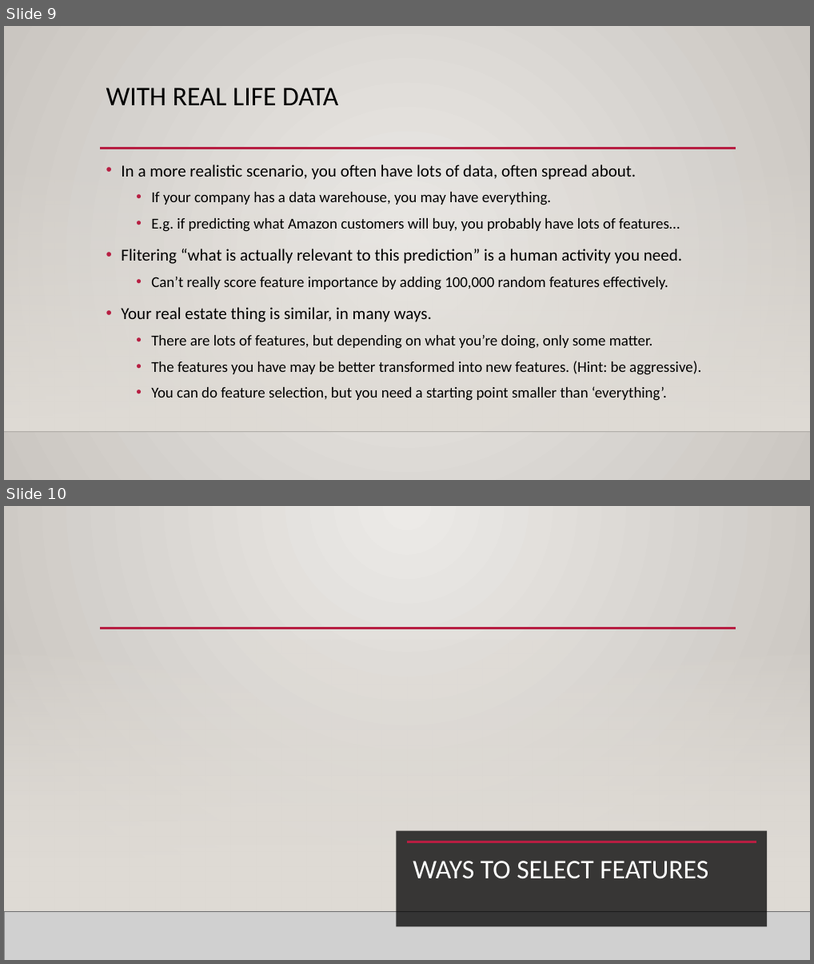
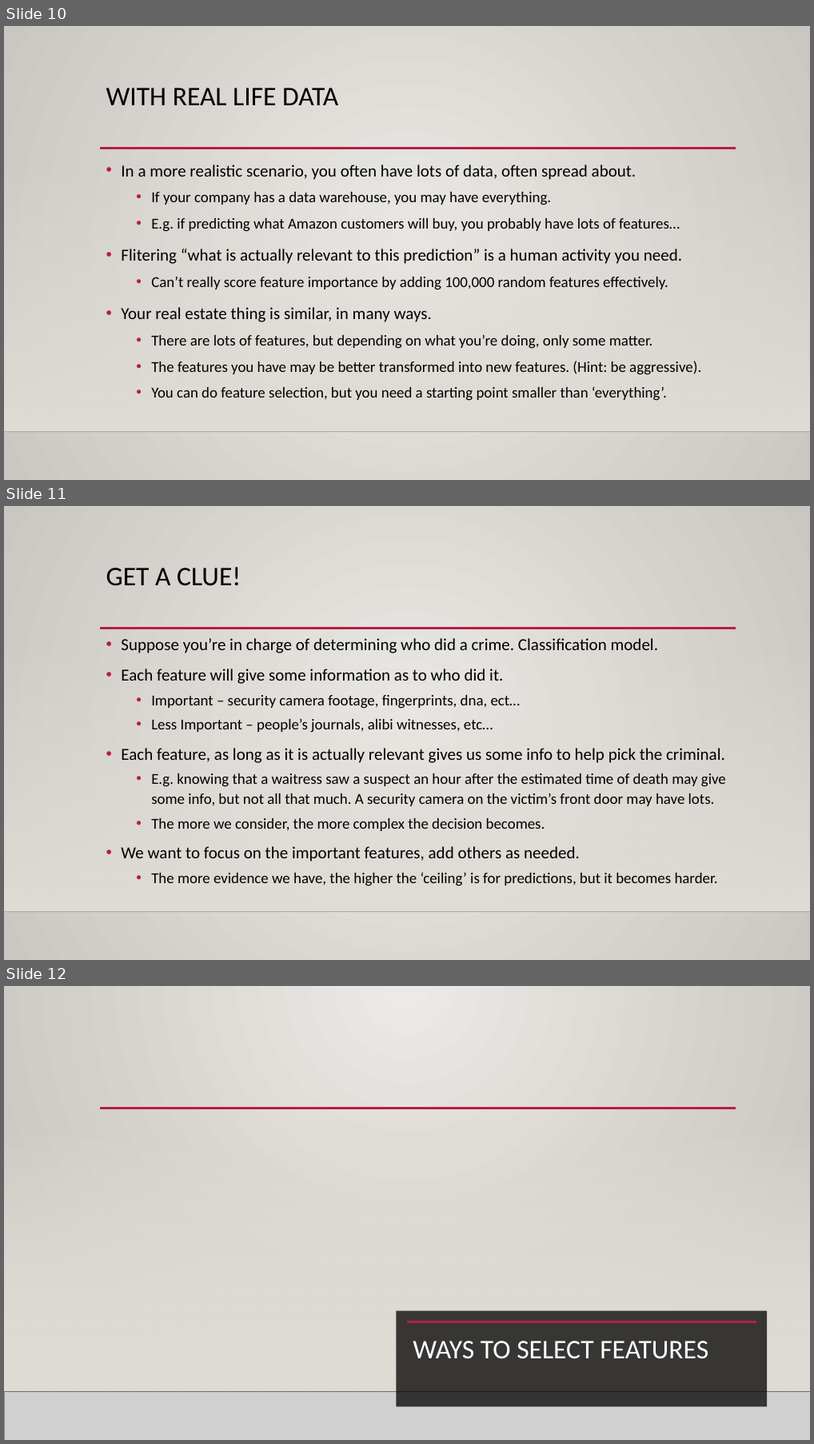
Before and after one commit to AkeemSemperDataScience/Intro_to_Machine_Learning_Students, a slide deck: reference_content/Slides/009_Feature_Selection.pptx. Shown one above the other, each under a label of ours: slides 9 and 10 before the commit, slides 10, 11 and 12 after it. The pictures are 814x964 and 814x1444 pixels, drawn with LibreOffice and Linux fonts; fonts in the diff are those of the drawing; grey boxes stand for pictures; background and template pictures are left out. Boxes give left, top, right and bottom in pixels: in the first picture for what was removed or moved away, otherwise in the second. Text is boxed around its words. In the diff, an @@ line names an element or a change of style, - is before the commit and + after.

```diff
--- a/reference_content/Slides/009_Feature_Selection.pptx
+++ b/reference_content/Slides/009_Feature_Selection.pptx
@@ slide 11 added at (4,506,810,960), background gradient #ECEAE7 to #CAC7C1; not listed: 3 template elements that a slide beside it also shows @@
@@ title added at (106,567,241,586), 32 pt, text #000000 @@
+GET A CLUE!
@@ text added at (121,638,726,886), 18 pt, text #000000 @@
+• Suppose you’re in charge of determining who did a crime. Classification model.
+• Each feature will give some information as to who did it.
+  • Important – security camera footage, fingerprints, dna, ect…
+  • Less Important – people’s journals, alibi witnesses, etc…
+• Each feature, as long as it is actually relevant gives us some info to help pick the criminal.
+  • E.g. knowing that a waitress saw a suspect an hour after the estimated time of death may give some info, but not all that much. A security camera on the victim’s front door may have lots.
+  • The more we consider, the more complex the decision becomes.
+• We want to focus on the important features, add others as needed.
+  • The more evidence we have, the higher the ‘ceiling’ is for predictions, but it becomes harder.
@@ what was slide 9 is now slide 10 @@
@@ what was slide 10 is now slide 12 @@
```
Also in this commit, not shown: 2 slides changed, 4 other slides added, 4 other files.
